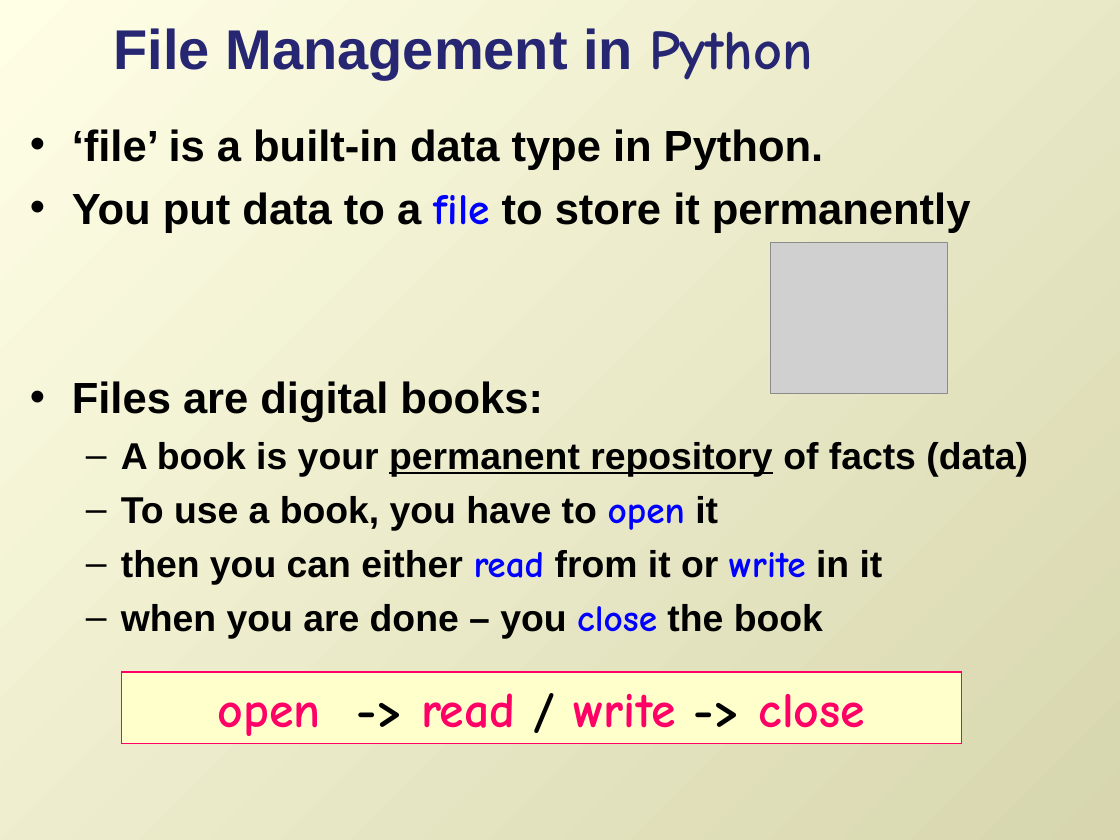
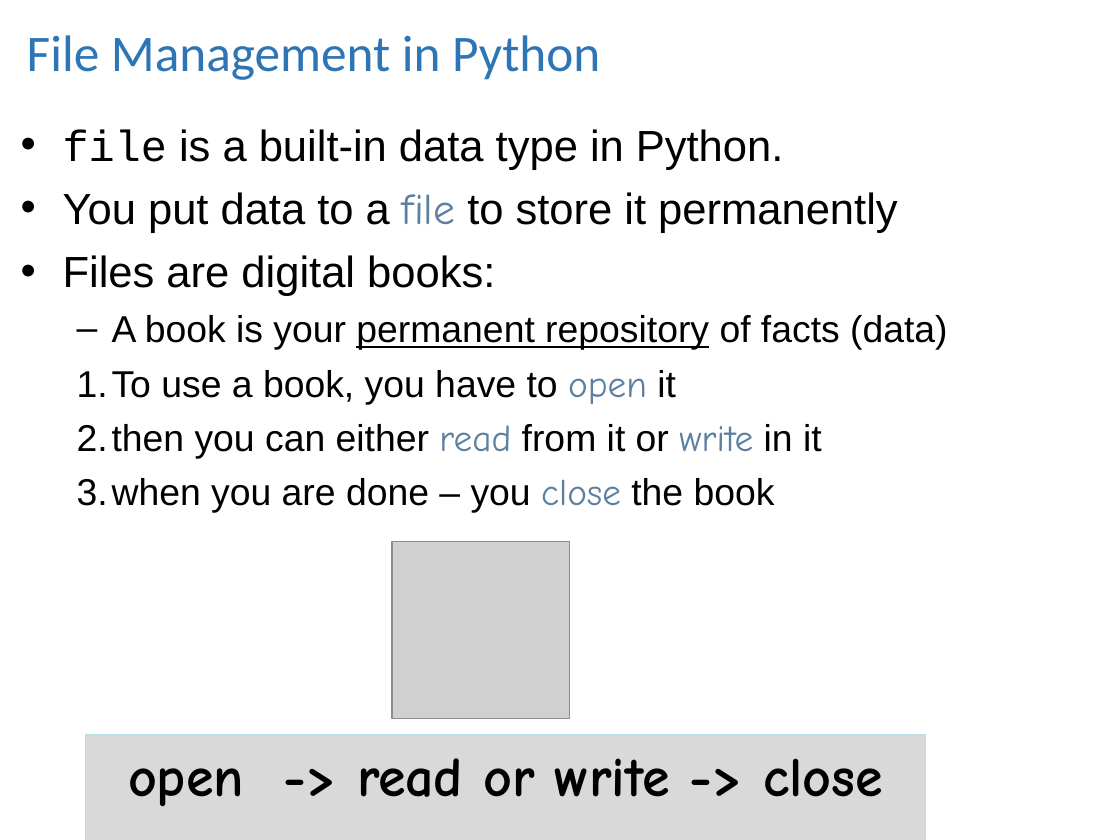
Before and after one commit to lgtateos/gis540, a slide deck: slide 5 of slides/fileIO.ppt (slide 7 before the commit). Drawn at 1120x840 pixels with LibreOffice and Linux fonts; fonts in the diff are those of the drawing; grey boxes stand for pictures. Boxes give left, top, right and bottom in pixels: in the first picture for what was removed or moved away, otherwise in the second. Text is boxed around its words. In the diff, an @@ line names an element or a change of style, - is before the commit and + after.

```diff
--- a/slides/fileIO.ppt
+++ b/slides/fileIO.ppt
@@ background gradient #FFFFE6 to #D7D6AE to #FFFFFF @@
@@ title "File Management in Python": place and size @@
-title "File Management in Python" at (114,28,813,80)
+title "File Management in Python" at (27,35,600,80)
@@ title "File Management in Python" at (27,35,600,80): size 36 to 33 pt, text colour #262673 to #2E75B6, bold off; font Arial to Calibri in "File Management in"; font Comic Neue to Calibri in "Python" @@
@@ text "file is a built-in data ...": place and size @@
-text "file is a built-in data ..." at (72,129,1028,639)
+text "file is a built-in data ..." at (63,129,948,513)
@@ text at (63,129,784,170): text changed; bold off @@
-• ‘file’ is a built-in data type in Python.
+• file is a built-in data type in Python.
@@ text at (63,192,948,513): text colour #0000FF to #5D80A1 in "file", "open", "read write", "close"; bold off in "You put data to a file to ...", "Files are digital books:", "A book is your permanent repository of ...", "To use a book, you have to ..." and 2 more places; bullet – to 1. @@
@@ picture: place and size @@
-picture at (771,243,948,394)
+picture at (392,541,569,718)
@@ rectangle "open -> read or write ...": place and size @@
-rectangle "open -> read or write ..." at (121,672,961,744)
+rectangle "open -> read or write ..." at (85,735,925,840)
@@ rectangle "open -> read or write ..." at (85,735,925,840): fill #FFFFCC to #D9D9D9; outline #FF0066 0.74 pt to #BBE0E3 0.74 pt @@
@@ text in rectangle at (128,758,883,807): text changed; size 32 to 36 pt; text colour #FF0066 to #000000 @@
-open -> read / write -> close
+open -> read or write -> close
```
Also in this commit, not shown: 23 other slides changed, 13 slides added, 3 slides removed.
